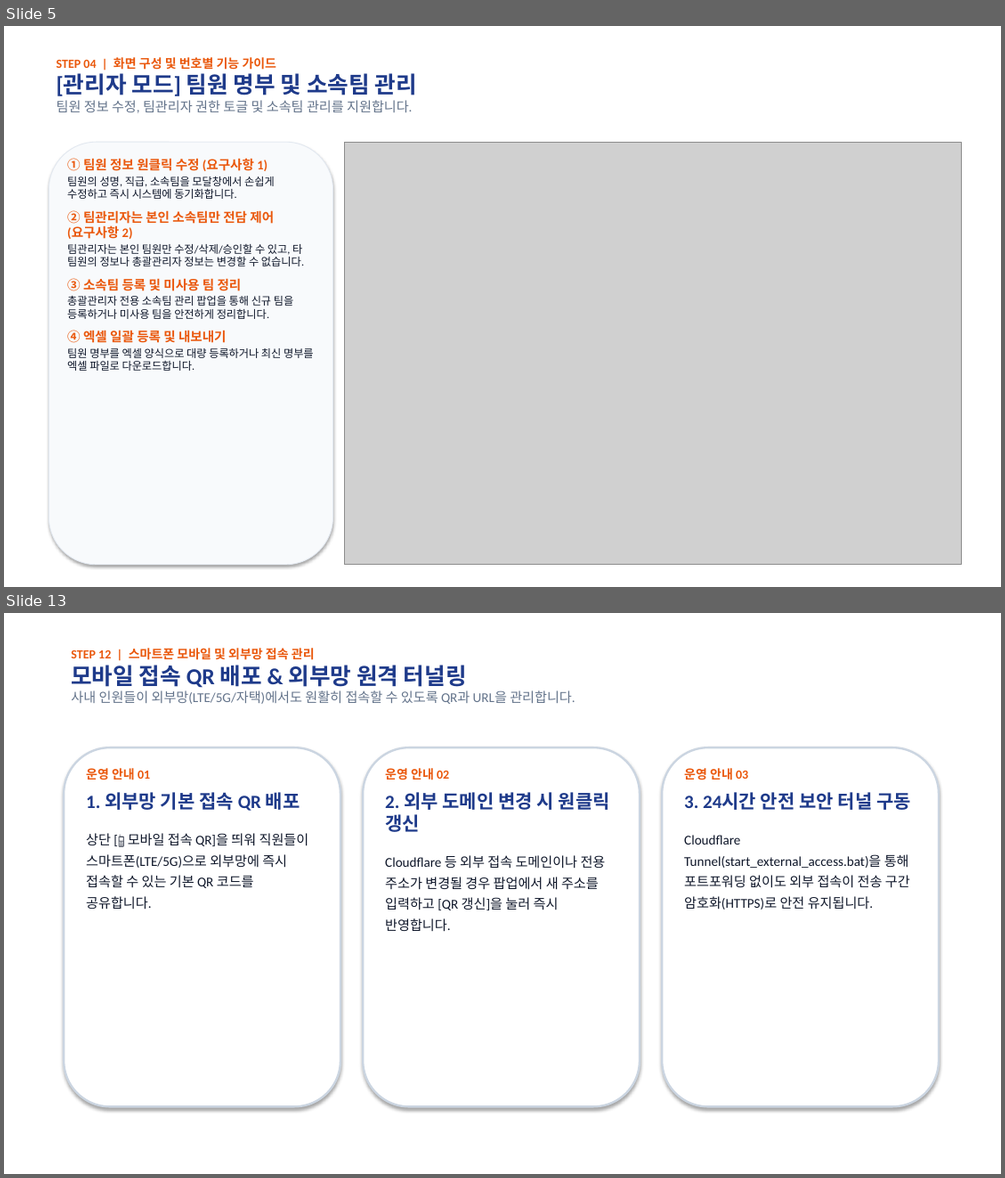
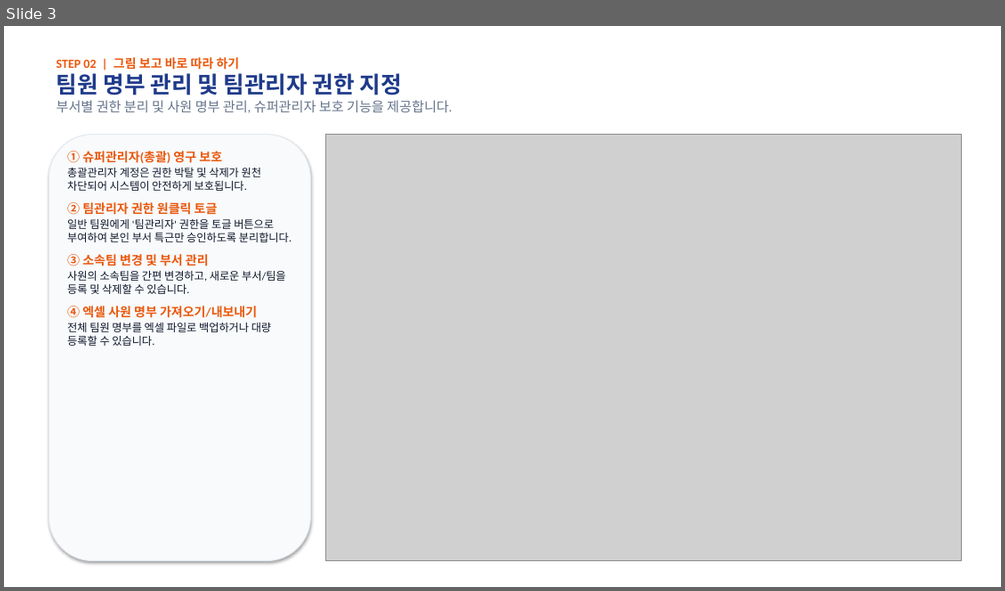
Before and after one commit to rorma34-lab/team-overtime-manager, a slide deck: Overtime_Admin_Manual.pptx. Shown one above the other, each under a label of ours: slides 5 and 13 before the commit, slide 3 after it; the slides between them are not shown. The pictures are 1005x1178 and 1005x591 pixels, drawn with LibreOffice and Linux fonts; fonts in the diff are those of the drawing; grey boxes stand for pictures. Boxes give left, top, right and bottom in pixels: in the first picture for what was removed or moved away, otherwise in the second. Text is boxed around its words. In the diff, an @@ line names an element or a change of style, - is before the commit and + after.

```diff
--- a/Overtime_Admin_Manual.pptx
+++ b/Overtime_Admin_Manual.pptx
@@ slide 13 removed at [4,613,1001,1174], background #FFFFFF @@
@@ text removed at [71,648,574,704] @@
-STEP 12 | 스마트폰 모바일 및 외부망 접속 관리
-모바일 접속 QR 배포 & 외부망 원격 터널링
-사내 인원들이 외부망(LTE/5G/자택)에서도 원활히 접속할 수 있도록 QR과 URL을 관리합니다.
@@ rounded rectangle removed at [64,747,340,1107] @@
@@ text removed at [86,768,300,909] @@
-운영 안내 01
-1. 외부망 기본 접속 QR 배포
-상단 [📱 모바일 접속 QR]을 띄워 직원들이 스마트폰(LTE/5G)으로 외부망에 즉시 접속할 수 있는 기본 QR 코드를 공유합니다.
@@ rounded rectangle removed at [363,747,639,1107] @@
@@ text removed at [385,768,610,932] @@
-운영 안내 02
-2. 외부 도메인 변경 시 원클릭 갱신
-Cloudflare 등 외부 접속 도메인이나 전용 주소가 변경될 경우 팝업에서 새 주소를 입력하고 [QR 갱신]을 눌러 즉시 반영합니다.
@@ rounded rectangle removed at [662,747,938,1107] @@
@@ text removed at [684,768,911,909] @@
-운영 안내 03
-3. 24시간 안전 보안 터널 구동
-Cloudflare Tunnel(start_external_access.bat)을 통해 포트포워딩 없이도 외부 접속이 전송 구간 암호화(HTTPS)로 안전 유지됩니다.
@@ what was slide 5 is now slide 3 @@
@@ slide 3 changed as well @@
@@ text at [57,57,452,113]: text changed @@
-STEP 04 | 화면 구성 및 번호별 기능 가이드
-[관리자 모드] 팀원 명부 및 소속팀 관리
-팀원 정보 수정, 팀관리자 권한 토글 및 소속팀 관리를 지원합니다.
+STEP 02 | 그림 보고 바로 따라 하기
+팀원 명부 관리 및 팀관리자 권한 지정
+부서별 권한 분리 및 사원 명부 관리, 슈퍼관리자 보호 기능을 제공합니다.
@@ rounded rectangle: place and size @@
-rounded rectangle at [48,142,333,564]
+rounded rectangle at [48,135,310,561]
@@ text at [67,151,291,346]: text changed @@
-① 팀원 정보 원클릭 수정 (요구사항 1)
-팀원의 성명, 직급, 소속팀을 모달창에서 손쉽게 수정하고 즉시 시스템에 동기화합니다.
-② 팀관리자는 본인 소속팀만 전담 제어 (요구사항 2)
-팀관리자는 본인 팀원만 수정/삭제/승인할 수 있고, 타 팀원의 정보나 총괄관리자 정보는 변경할 수 없습니다.
-③ 소속팀 등록 및 미사용 팀 정리
-총괄관리자 전용 소속팀 관리 팝업을 통해 신규 팀을 등록하거나 미사용 팀을 안전하게 정리합니다.
-④ 엑셀 일괄 등록 및 내보내기
-팀원 명부를 엑셀 양식으로 대량 등록하거나 최신 명부를 엑셀 파일로 다운로드합니다.
+① 슈퍼관리자(총괄) 영구 보호
+총괄관리자 계정은 권한 박탈 및 삭제가 원천 차단되어 시스템이 안전하게 보호됩니다.
+② 팀관리자 권한 원클릭 토글
+일반 팀원에게 '팀관리자' 권한을 토글 버튼으로 부여하여 본인 부서 특근만 승인하도록 분리합니다.
+③ 소속팀 변경 및 부서 관리
+사원의 소속팀을 간편 변경하고, 새로운 부서/팀을 등록 및 삭제할 수 있습니다.
+④ 엑셀 사원 명부 가져오기/내보내기
+전체 팀원 명부를 엑셀 파일로 백업하거나 대량 등록할 수 있습니다.
@@ picture: place and size @@
-picture at [344,142,961,564]
+picture at [325,135,961,561]
```
Also in this commit, not shown: 2 other slides changed, 3 slides added, 10 other slides removed, 6 other files.
